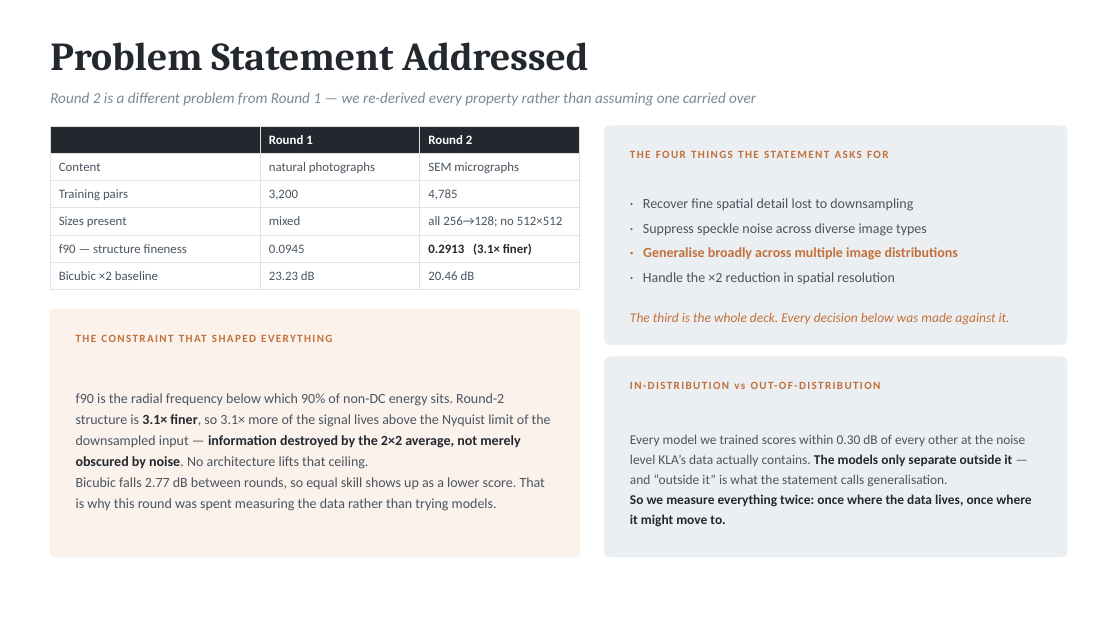
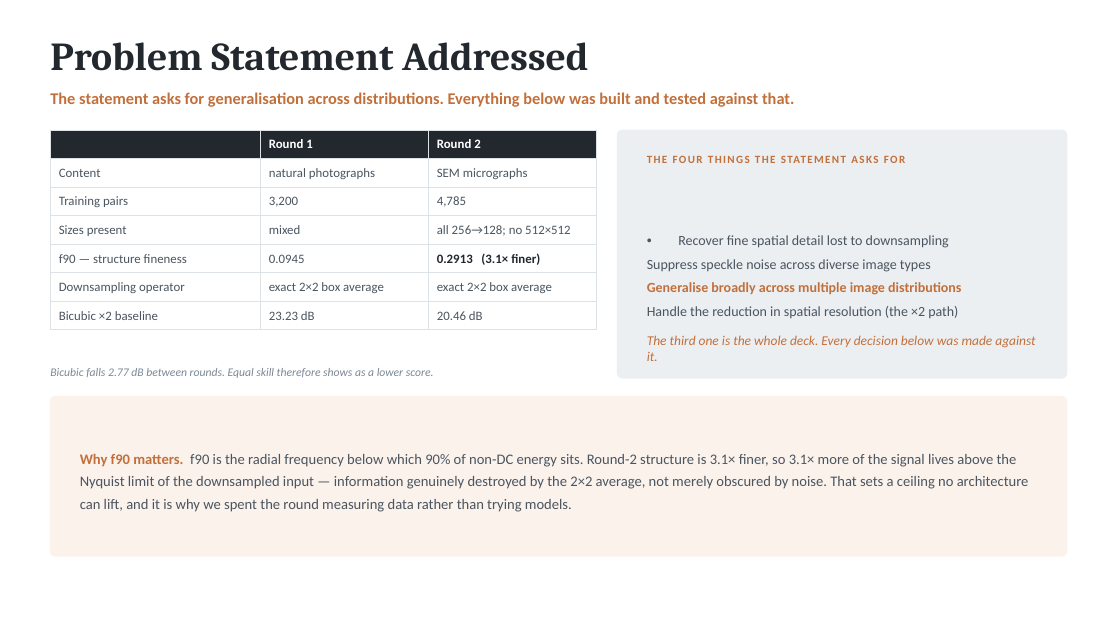
Before and after one commit to abishek1123/forgex-kla-ps01, a slide deck: slide 2 of docs/ForgeX_KLA_PS01_Round2.pptx. Drawn at 1120x630 pixels with LibreOffice and Linux fonts; fonts in the diff are those of the drawing. Boxes give left, top, right and bottom in pixels: in the first picture for what was removed or moved away, otherwise in the second. Text is boxed around its words. In the diff, an @@ line names an element or a change of style, - is before the commit and + after.

```diff
--- a/docs/ForgeX_KLA_PS01_Round2.pptx
+++ b/docs/ForgeX_KLA_PS01_Round2.pptx
@@ text at [50,92,794,107]: text changed; size 13 to 14 pt; text colour #7C8895 to #C2703B; bold on; italic off @@
-Round 2 is a different problem from Round 1 — we re-derived every property rather than assuming one carried over
+The statement asks for generalisation across distributions. Everything below was built and tested against that.
@@ table at [50,130,597,324] @@
+row 6: Downsampling operator | exact 2×2 box average | exact 2×2 box average
@@ table: place and size @@
-table at [50,126,580,284]
+table at [50,130,597,324]
@@ rounded rectangle: place and size @@
-rounded rectangle at [605,126,1067,344]
+rounded rectangle at [618,130,1067,378]
@@ rounded rectangle at [618,130,1067,378]: proportions changed @@
@@ text "THE FOUR THINGS THE STATEMENT ..." rewrapped from [686,272,838,484] to [690,306,908,318] @@
@@ text at [647,259,961,318]: text changed @@
-· Recover fine spatial detail lost to downsampling
-· Suppress speckle noise across diverse image types
-· Generalise broadly across multiple image distributions
-· Handle the ×2 reduction in spatial resolution
+• Recover fine spatial detail lost to downsampling
+Suppress speckle noise across diverse image types
+Generalise broadly across multiple image distributions
+Handle the reduction in spatial resolution (the ×2 path)
@@ text removed at [328,272,795,403] @@
-IN-DISTRIBUTION vs OUT-OF-DISTRIBUTION
@@ text removed at [302,312,778,507] @@
-THE CONSTRAINT THAT SHAPED EVERYTHING
@@ rounded rectangle removed at [605,357,1067,557] @@
@@ text at [647,335,1035,361]: text changed @@
-The third is the whole deck. Every decision below was made against it.
+The third one is the whole deck. Every decision below was made against it.
@@ text added at [50,368,434,378], 10 pt, text #7C8895, italic @@
+Bicubic falls 2.77 dB between rounds. Equal skill therefore shows as a lower score.
@@ rounded rectangle at [50,397,1067,556]: proportions changed @@
@@ rounded rectangle: place and size @@
-rounded rectangle at [50,309,580,557]
+rounded rectangle at [50,397,1067,556]
@@ text removed at [630,434,1031,527] @@
-Every model we trained scores within 0.30 dB of every other at the noise level KLA’s data actually contains. The models only separate outside it — and “outside it” is what the statement calls generalisation.
-So we measure everything twice: once where the data lives, once where it might move to.
@@ text at [80,453,1029,512]: text changed; size 12 to 12.5 pt @@
-f90 is the radial frequency below which 90% of non-DC energy sits. Round-2 structure is 3.1× finer, so 3.1× more of the signal lives above the Nyquist limit of the downsampled input — information destroyed by the 2×2 average, not merely obscured by noise. No architecture lifts that ceiling.
-Bicubic falls 2.77 dB between rounds, so equal skill shows up as a lower score. That is why this round was spent measuring the data rather than trying models.
+Why f90 matters. f90 is the radial frequency below which 90% of non-DC energy sits. Round-2 structure is 3.1× finer, so 3.1× more of the signal lives above the Nyquist limit of the downsampled input — information genuinely destroyed by the 2×2 average, not merely obscured by noise. That sets a ceiling no architecture can lift, and it is why we spent the round measuring data rather than trying models.
```
Also in this commit, not shown: 5 other slides changed, 11 slides added, 8 slides removed, 9 other files.
